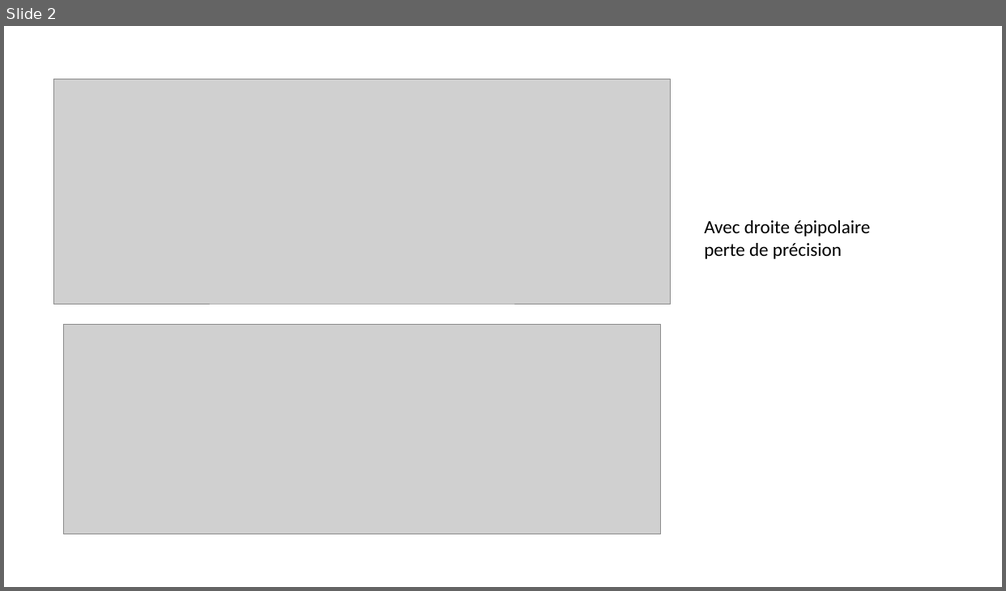
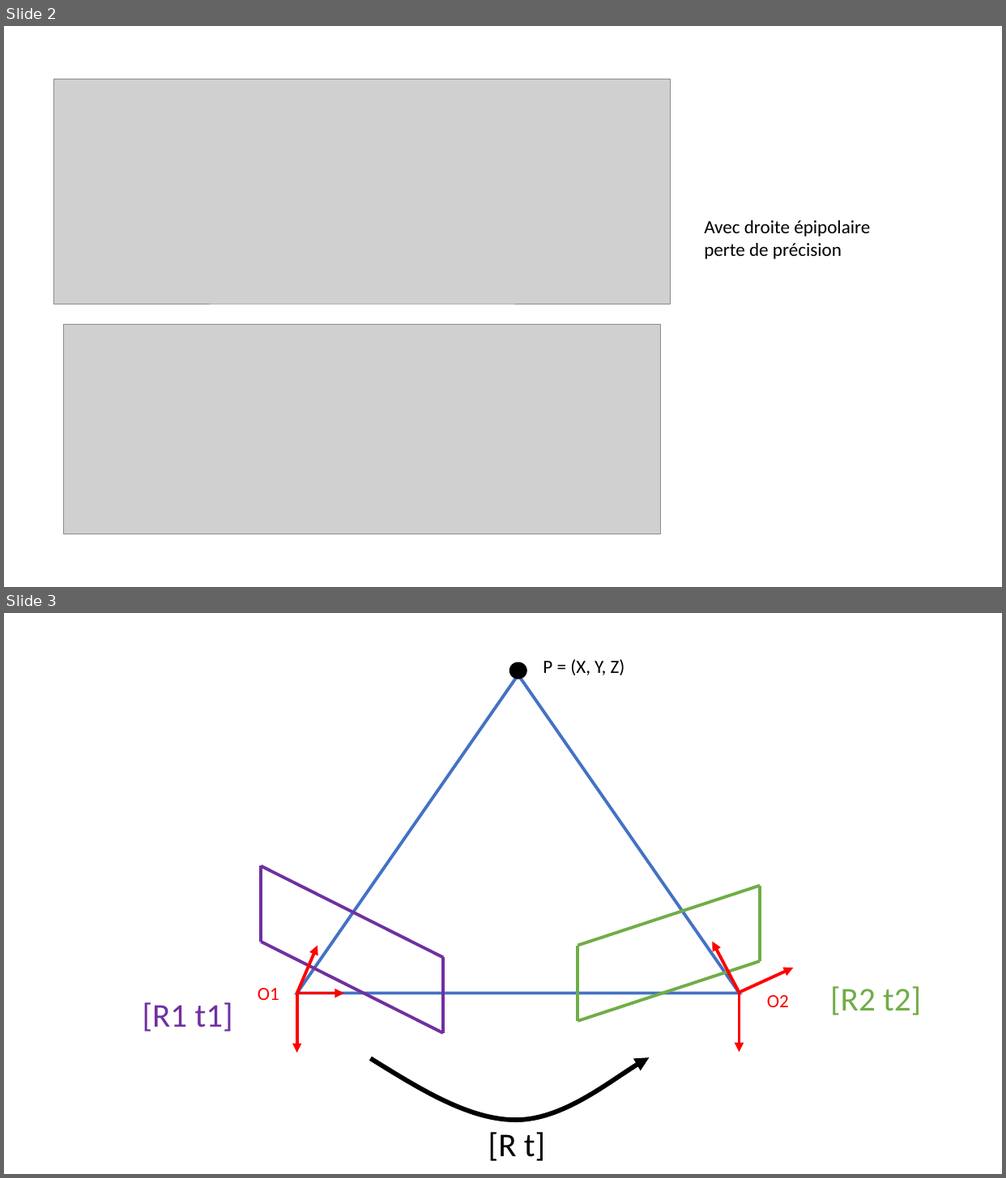
Before and after one commit to LucasISSARD/vision-artificielle, a slide deck: 3D/triangulation.pptx. Shown one above the other, each under a label of ours: slide 2 before the commit, slides 2 and 3 after it. The pictures are 1006x591 and 1006x1178 pixels, drawn with LibreOffice and Linux fonts; fonts in the diff are those of the drawing; grey boxes stand for pictures. Boxes give left, top, right and bottom in pixels: in the first picture for what was removed or moved away, otherwise in the second. Text is boxed around its words. In the diff, an @@ line names an element or a change of style, - is before the commit and + after.

```diff
--- a/3D/triangulation.pptx
+++ b/3D/triangulation.pptx
@@ slide 3 added at (x1=4, y1=613, x2=1002, y2=1174), background #FFFFFF @@
@@ text added at (x1=543, y1=659, x2=625, y2=675), 18 pt, text #000000 @@
+P = (X, Y, Z)
@@ triangle added at (x1=296, y1=675, x2=739, y2=994), fill #FFFFFF, outline #4472C4 3 pt @@
@@ ellipse added at (x1=510, y1=662, x2=526, y2=678), fill #000000, outline #000000 1 pt @@
@@ line added from (261, 866) to (444, 957), #7030A0 3 pt @@
@@ line added from (261, 866) to (261, 942), #7030A0 3 pt @@
@@ line added from (577, 945) to (760, 885), #70AD47 3 pt @@
@@ line added from (760, 961) to (760, 885), #70AD47 3 pt @@
@@ line added from (261, 942) to (444, 1033), #7030A0 3 pt @@
@@ arrow added from (296, 994) to (317, 945), #FF0000 3 pt @@
@@ line added from (577, 945) to (577, 1021), #70AD47 3 pt @@
@@ arrow added from (739, 993) to (712, 942), #FF0000 3 pt @@
@@ line added from (444, 1033) to (444, 957), #7030A0 3 pt @@
@@ line added from (577, 1021) to (760, 961), #70AD47 3 pt @@
@@ arrow added from (739, 993) to (793, 968), #FF0000 3 pt @@
@@ text added at (x1=258, y1=988, x2=279, y2=1000), 18 pt, text #FF0000 @@
+O1
@@ arrow added from (296, 994) to (296, 1053), #FF0000 3 pt @@
@@ arrow added from (296, 994) to (344, 994), #FF0000 3 pt @@
@@ arrow added from (739, 993) to (739, 1053), #FF0000 3 pt @@
@@ text added at (x1=767, y1=995, x2=789, y2=1007), 18 pt, text #FF0000 @@
+O2
@@ text added at (x1=830, y1=986, x2=921, y2=1016), 32 pt, text #70AD47 @@
+[R2 t2]
@@ text added at (x1=143, y1=1003, x2=233, y2=1032), 32 pt, text #7030A0 @@
+[R1 t1]
@@ freeform shape added at (x1=371, y1=1058, x2=650, y2=1120), outline #000000 4.5 pt @@
@@ text added at (x1=488, y1=1132, x2=545, y2=1161), 32 pt, text #000000 @@
+[R t]
```
Also in this commit, not shown: 1 other slide added, 1 other file.
